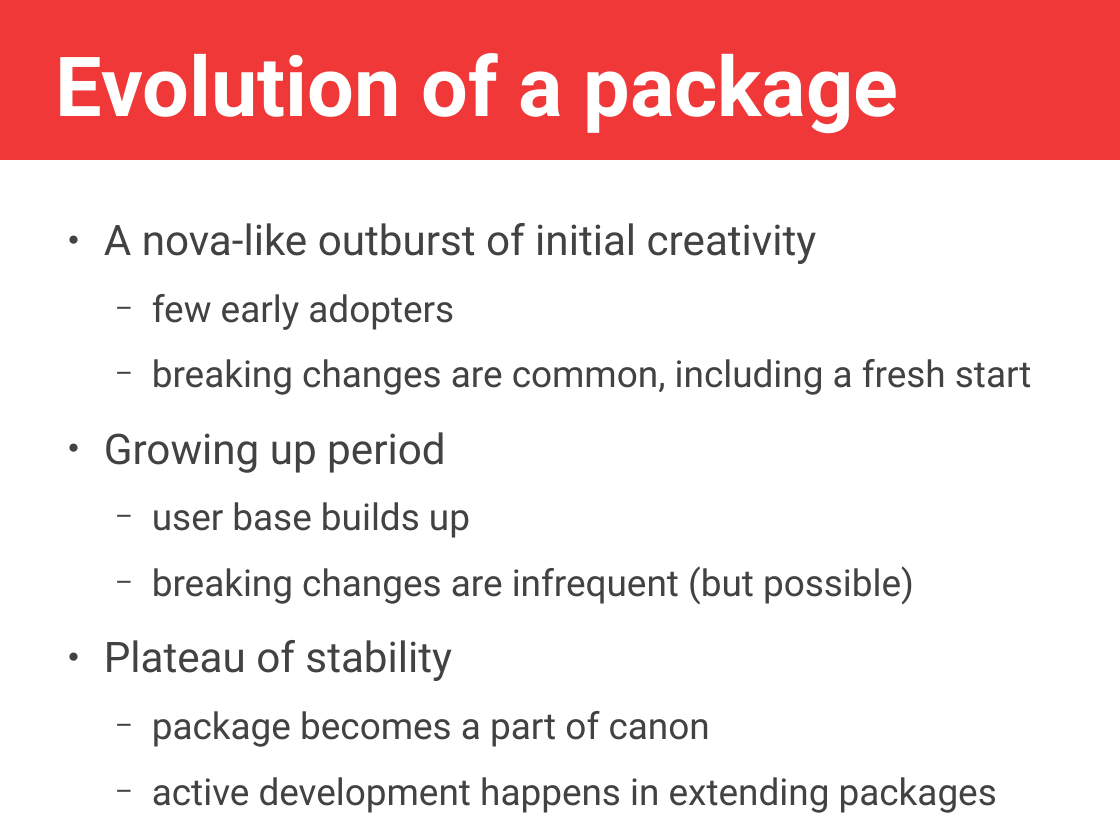
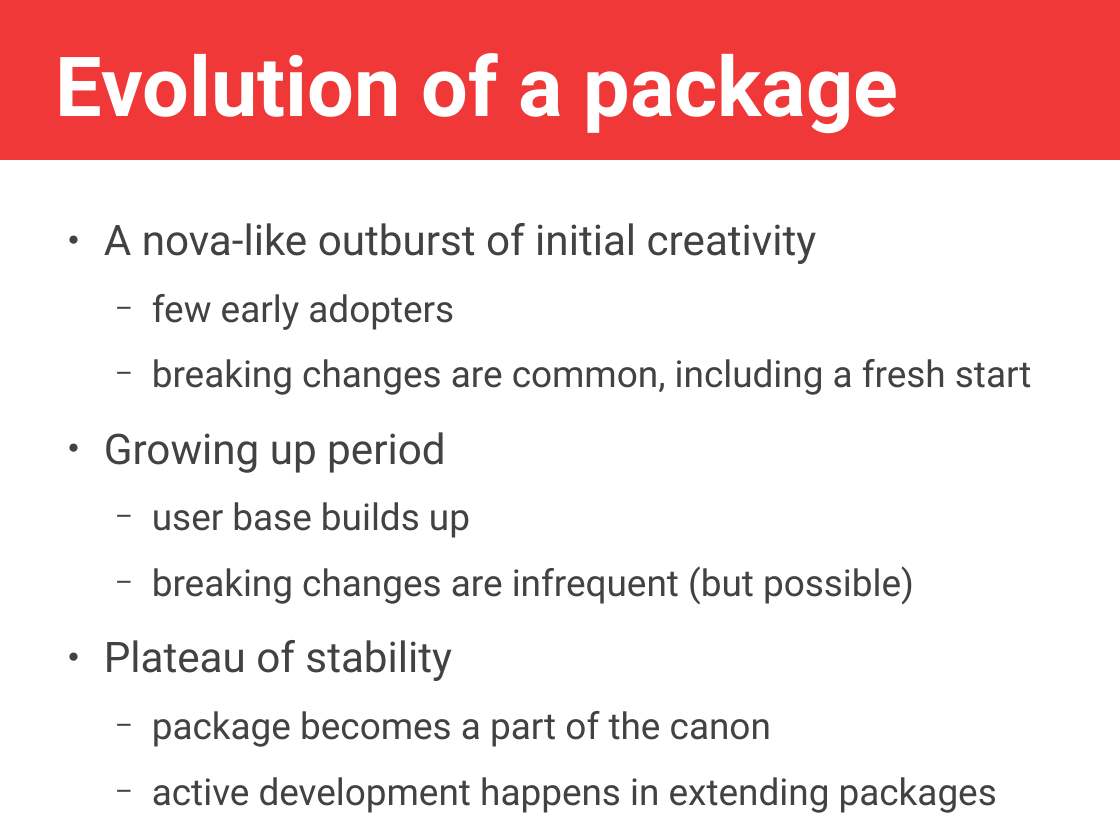
Before and after one commit to jlacko/r-meetup-reproducibility, a slide deck: slide 6 of prezka.odp. Drawn at 1120x840 pixels with LibreOffice and Linux fonts; fonts in the diff are those of the drawing. Boxes give left, top, right and bottom in pixels: in the first picture for what was removed or moved away, otherwise in the second. Text is boxed around its words. In the diff, an @@ line names an element or a change of style, - is before the commit and + after.

Commit message:
prezka as presented

```diff
--- a/prezka.odp
+++ b/prezka.odp
@@ text at (152, 711, 771, 747): text changed @@
-  − package becomes a part of canon
+  − package becomes a part of the canon
```
